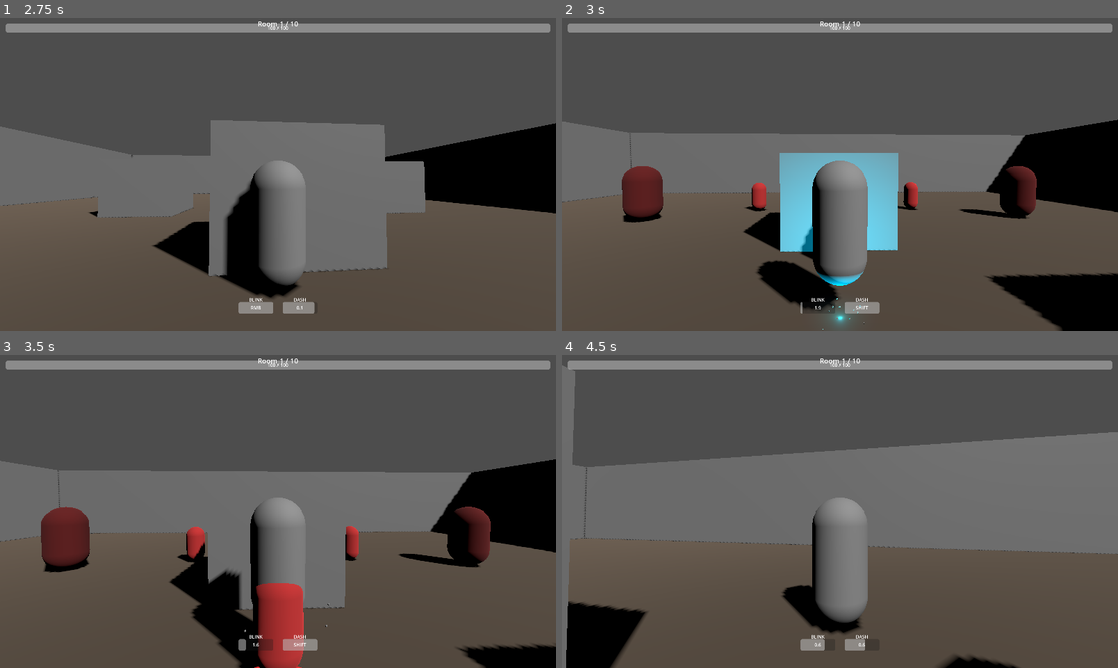
Above: before the commit, frames 1-4 (two rows, left to right).
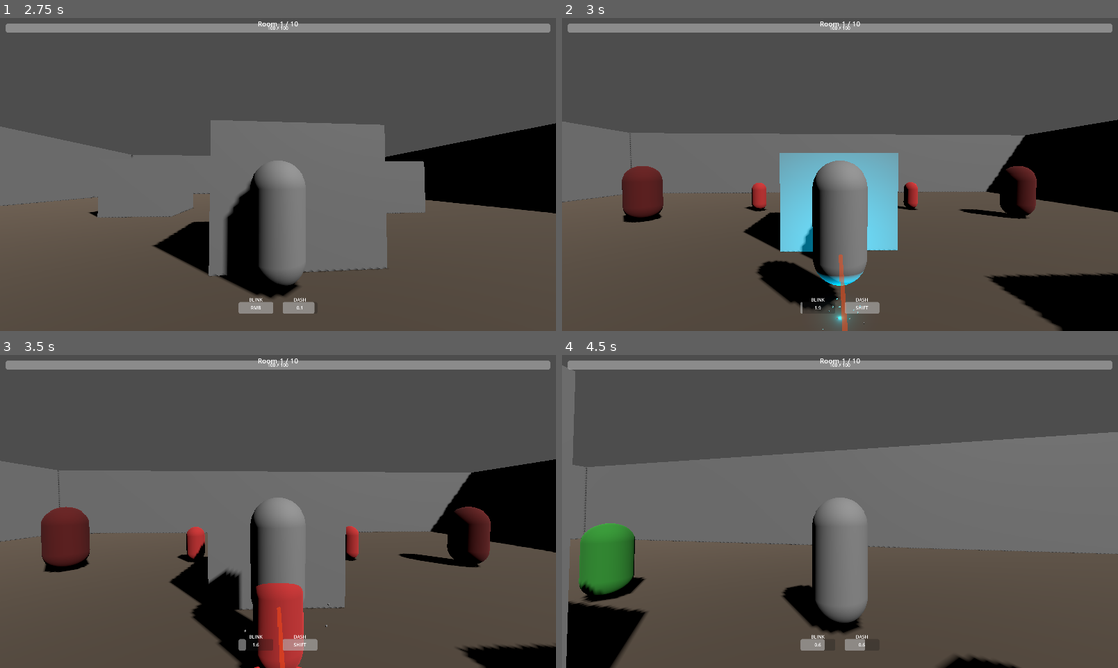
Above: after the commit, the same moments.

Repository: JingByTheDoor/Blink-blade
Game: Godot game, scene res://scenes/rooms/room_04.tscn
Same seed, same stepped clock (60 frames per second), same inputs: the game is played once before the commit and once after it. This scene is started directly instead of the project's main scene.
Inputs (mouse positions are in pixels of both pictures, inside the frame that each line leads up to):
- Up to frame 1 (2.75 s): tap Enter at 0.5 s; move the mouse to (305, 174) at 0.52 s; hold W (move_forward) from 0.53 s (still down); right-click (305, 174) at 0.6 s; tap Space (jump) at 0.77, 1.52 s; move the mouse to (250, 174) at 1.27 s; tap Shift (dash) at 1.35 s; move the mouse to (289, 168) at 2.02 s; click (289, 168) at 2.1 s
- Up to frame 2 (3 s): keep holding W (move_forward); tap Space (jump) at 2.75 s; move the mouse to (834, 180) at 2.77 s; right-click (834, 180) at 2.85 s
- Up to frame 3 (3.5 s): keep holding W (move_forward); tap Space (jump) at 3.02 s
- Up to frame 4 (4.5 s): keep holding W (move_forward); move the mouse to (878, 514) at 3.52 s; tap Shift (dash) at 3.6 s; tap Space (jump) at 3.77 s; move the mouse to (795, 508) at 4.27 s; click (795, 508) at 4.35 s

Frame 1 is identical in both runs. In frame 2, 0.2% of the frame differs, in the area x 49-52%, y 75-100%; in frame 3, 0.1%; in frame 4, 2.3%, in the area x 0-87%, y 10-97%.

Commit message:
Add 'Ranger' enemy to multiple rooms and update scene load steps

Diff:
--- a/scenes/rooms/room_04.tscn
+++ b/scenes/rooms/room_04.tscn
@@ -1,9 +1,10 @@
-[gd_scene load_steps=9 format=3 uid="uid://room04base"]
+[gd_scene load_steps=10 format=3 uid="uid://room04base"]
 
 [ext_resource type="Script" path="res://scenes/rooms/combat_room.gd" id="1_combat"]
 [ext_resource type="Script" path="res://scenes/main/game_manager.gd" id="2_manager"]
 [ext_resource type="PackedScene" uid="uid://bgrunt1234567" path="res://scenes/enemies/grunt.tscn" id="3_grunt"]
 [ext_resource type="PackedScene" uid="uid://bheavy1234567" path="res://scenes/enemies/heavy.tscn" id="4_heavy"]
+[ext_resource type="PackedScene" uid="uid://branger123456" path="res://scenes/enemies/ranger.tscn" id="5_ranger"]
 
 [sub_resource type="BoxShape3D" id="BoxShape3D_floor"]
 size = Vector3(35, 1, 35)
@@ -92,3 +93,6 @@
 
 [node name="Grunt3" parent="Enemies" instance=ExtResource("3_grunt")]
 transform = Transform3D(1, 0, 0, 0, 1, 0, 0, 0, 1, 4, 0, -10)
+
+[node name="Ranger1" parent="Enemies" instance=ExtResource("5_ranger")]
+transform = Transform3D(1, 0, 0, 0, 1, 0, 0, 0, 1, 0, 0, -14)
--- a/scenes/rooms/room_05.tscn
+++ b/scenes/rooms/room_05.tscn
@@ -1,9 +1,10 @@
-[gd_scene load_steps=9 format=3 uid="uid://room05base"]
+[gd_scene load_steps=10 format=3 uid="uid://room05base"]
 
 [ext_resource type="Script" path="res://scenes/rooms/combat_room.gd" id="1_combat"]
 [ext_resource type="Script" path="res://scenes/main/game_manager.gd" id="2_manager"]
 [ext_resource type="PackedScene" uid="uid://bgrunt1234567" path="res://scenes/enemies/grunt.tscn" id="3_grunt"]
 [ext_resource type="PackedScene" uid="uid://bheavy1234567" path="res://scenes/enemies/heavy.tscn" id="4_heavy"]
+[ext_resource type="PackedScene" uid="uid://branger123456" path="res://scenes/enemies/ranger.tscn" id="5_ranger"]
 
 [sub_resource type="BoxShape3D" id="BoxShape3D_floor"]
 size = Vector3(30, 1, 30)
@@ -98,3 +99,9 @@
 
 [node name="Grunt7" parent="Enemies" instance=ExtResource("3_grunt")]
 transform = Transform3D(1, 0, 0, 0, 1, 0, 0, 0, 1, 10, 0, -8)
+
+[node name="Ranger1" parent="Enemies" instance=ExtResource("5_ranger")]
+transform = Transform3D(1, 0, 0, 0, 1, 0, 0, 0, 1, 0, 0, -12)
+
+[node name="Ranger2" parent="Enemies" instance=ExtResource("5_ranger")]
+transform = Transform3D(1, 0, 0, 0, 1, 0, 0, 0, 1, -12, 0, 0)
--- a/scenes/rooms/room_06.tscn
+++ b/scenes/rooms/room_06.tscn
@@ -1,9 +1,10 @@
-[gd_scene load_steps=9 format=3 uid="uid://room06base"]
+[gd_scene load_steps=10 format=3 uid="uid://room06base"]
 
 [ext_resource type="Script" path="res://scenes/rooms/combat_room.gd" id="1_combat"]
 [ext_resource type="Script" path="res://scenes/main/game_manager.gd" id="2_manager"]
 [ext_resource type="PackedScene" uid="uid://bgrunt1234567" path="res://scenes/enemies/grunt.tscn" id="3_grunt"]
 [ext_resource type="PackedScene" uid="uid://bheavy1234567" path="res://scenes/enemies/heavy.tscn" id="4_heavy"]
+[ext_resource type="PackedScene" uid="uid://branger123456" path="res://scenes/enemies/ranger.tscn" id="5_ranger"]
 
 [sub_resource type="BoxShape3D" id="BoxShape3D_floor"]
 size = Vector3(35, 1, 35)
@@ -95,3 +96,9 @@
 
 [node name="Grunt3" parent="Enemies" instance=ExtResource("3_grunt")]
 transform = Transform3D(1, 0, 0, 0, 1, 0, 0, 0, 1, 0, 0, -3)
+
+[node name="Ranger1" parent="Enemies" instance=ExtResource("5_ranger")]
+transform = Transform3D(1, 0, 0, 0, 1, 0, 0, 0, 1, -14, 0, -12)
+
+[node name="Ranger2" parent="Enemies" instance=ExtResource("5_ranger")]
+transform = Transform3D(1, 0, 0, 0, 1, 0, 0, 0, 1, 14, 0, -12)
--- a/scenes/rooms/room_07.tscn
+++ b/scenes/rooms/room_07.tscn
@@ -1,9 +1,10 @@
-[gd_scene load_steps=9 format=3 uid="uid://room07base"]
+[gd_scene load_steps=10 format=3 uid="uid://room07base"]
 
 [ext_resource type="Script" path="res://scenes/rooms/combat_room.gd" id="1_combat"]
 [ext_resource type="Script" path="res://scenes/main/game_manager.gd" id="2_manager"]
 [ext_resource type="PackedScene" uid="uid://bgrunt1234567" path="res://scenes/enemies/grunt.tscn" id="3_grunt"]
 [ext_resource type="PackedScene" uid="uid://bheavy1234567" path="res://scenes/enemies/heavy.tscn" id="4_heavy"]
+[ext_resource type="PackedScene" uid="uid://branger123456" path="res://scenes/enemies/ranger.tscn" id="5_ranger"]
 
 [sub_resource type="BoxShape3D" id="BoxShape3D_floor"]
 size = Vector3(40, 1, 40)
@@ -104,3 +105,9 @@
 
 [node name="Grunt7" parent="Enemies" instance=ExtResource("3_grunt")]
 transform = Transform3D(1, 0, 0, 0, 1, 0, 0, 0, 1, 12, 0, 0)
+
+[node name="Ranger1" parent="Enemies" instance=ExtResource("5_ranger")]
+transform = Transform3D(1, 0, 0, 0, 1, 0, 0, 0, 1, -16, 0, -16)
+
+[node name="Ranger2" parent="Enemies" instance=ExtResource("5_ranger")]
+transform = Transform3D(1, 0, 0, 0, 1, 0, 0, 0, 1, 16, 0, -16)
--- a/scenes/rooms/room_08.tscn
+++ b/scenes/rooms/room_08.tscn
@@ -1,9 +1,10 @@
-[gd_scene load_steps=9 format=3 uid="uid://room08base"]
+[gd_scene load_steps=10 format=3 uid="uid://room08base"]
 
 [ext_resource type="Script" path="res://scenes/rooms/combat_room.gd" id="1_combat"]
 [ext_resource type="Script" path="res://scenes/main/game_manager.gd" id="2_manager"]
 [ext_resource type="PackedScene" uid="uid://bgrunt1234567" path="res://scenes/enemies/grunt.tscn" id="3_grunt"]
 [ext_resource type="PackedScene" uid="uid://bheavy1234567" path="res://scenes/enemies/heavy.tscn" id="4_heavy"]
+[ext_resource type="PackedScene" uid="uid://branger123456" path="res://scenes/enemies/ranger.tscn" id="5_ranger"]
 
 [sub_resource type="BoxShape3D" id="BoxShape3D_floor"]
 size = Vector3(35, 1, 35)
@@ -101,3 +102,12 @@
 
 [node name="Grunt6" parent="Enemies" instance=ExtResource("3_grunt")]
 transform = Transform3D(1, 0, 0, 0, 1, 0, 0, 0, 1, 10, 0, 0)
+
+[node name="Ranger1" parent="Enemies" instance=ExtResource("5_ranger")]
+transform = Transform3D(1, 0, 0, 0, 1, 0, 0, 0, 1, -14, 0, -14)
+
+[node name="Ranger2" parent="Enemies" instance=ExtResource("5_ranger")]
+transform = Transform3D(1, 0, 0, 0, 1, 0, 0, 0, 1, 14, 0, -14)
+
+[node name="Ranger3" parent="Enemies" instance=ExtResource("5_ranger")]
+transform = Transform3D(1, 0, 0, 0, 1, 0, 0, 0, 1, 0, 0, -14)
--- a/scenes/rooms/room_09.tscn
+++ b/scenes/rooms/room_09.tscn
@@ -1,9 +1,10 @@
-[gd_scene load_steps=9 format=3 uid="uid://room09base"]
+[gd_scene load_steps=10 format=3 uid="uid://room09base"]
 
 [ext_resource type="Script" path="res://scenes/rooms/combat_room.gd" id="1_combat"]
 [ext_resource type="Script" path="res://scenes/main/game_manager.gd" id="2_manager"]
 [ext_resource type="PackedScene" uid="uid://bgrunt1234567" path="res://scenes/enemies/grunt.tscn" id="3_grunt"]
 [ext_resource type="PackedScene" uid="uid://bheavy1234567" path="res://scenes/enemies/heavy.tscn" id="4_heavy"]
+[ext_resource type="PackedScene" uid="uid://branger123456" path="res://scenes/enemies/ranger.tscn" id="5_ranger"]
 
 [sub_resource type="BoxShape3D" id="BoxShape3D_floor"]
 size = Vector3(40, 1, 40)
@@ -107,3 +108,12 @@
 
 [node name="Grunt7" parent="Enemies" instance=ExtResource("3_grunt")]
 transform = Transform3D(1, 0, 0, 0, 1, 0, 0, 0, 1, 15, 0, 0)
+
+[node name="Ranger1" parent="Enemies" instance=ExtResource("5_ranger")]
+transform = Transform3D(1, 0, 0, 0, 1, 0, 0, 0, 1, -16, 0, -16)
+
+[node name="Ranger2" parent="Enemies" instance=ExtResource("5_ranger")]
+transform = Transform3D(1, 0, 0, 0, 1, 0, 0, 0, 1, 16, 0, -16)
+
+[node name="Ranger3" parent="Enemies" instance=ExtResource("5_ranger")]
+transform = Transform3D(1, 0, 0, 0, 1, 0, 0, 0, 1, 0, 0, -18)
--- a/scenes/rooms/room_10.tscn
+++ b/scenes/rooms/room_10.tscn
@@ -1,9 +1,10 @@
-[gd_scene load_steps=9 format=3 uid="uid://room10base"]
+[gd_scene load_steps=10 format=3 uid="uid://room10base"]
 
 [ext_resource type="Script" path="res://scenes/rooms/combat_room.gd" id="1_combat"]
 [ext_resource type="Script" path="res://scenes/main/game_manager.gd" id="2_manager"]
 [ext_resource type="PackedScene" uid="uid://bgrunt1234567" path="res://scenes/enemies/grunt.tscn" id="3_grunt"]
 [ext_resource type="PackedScene" uid="uid://bheavy1234567" path="res://scenes/enemies/heavy.tscn" id="4_heavy"]
+[ext_resource type="PackedScene" uid="uid://branger123456" path="res://scenes/enemies/ranger.tscn" id="5_ranger"]
 
 [sub_resource type="BoxShape3D" id="BoxShape3D_floor"]
 size = Vector3(50, 1, 50)
@@ -119,3 +120,15 @@
 
 [node name="Grunt9" parent="Enemies" instance=ExtResource("3_grunt")]
 transform = Transform3D(1, 0, 0, 0, 1, 0, 0, 0, 1, 5, 0, -18)
+
+[node name="Ranger1" parent="Enemies" instance=ExtResource("5_ranger")]
+transform = Transform3D(1, 0, 0, 0, 1, 0, 0, 0, 1, -20, 0, -20)
+
+[node name="Ranger2" parent="Enemies" instance=ExtResource("5_ranger")]
+transform = Transform3D(1, 0, 0, 0, 1, 0, 0, 0, 1, 20, 0, -20)
+
+[node name="Ranger3" parent="Enemies" instance=ExtResource("5_ranger")]
+transform = Transform3D(1, 0, 0, 0, 1, 0, 0, 0, 1, -20, 0, 10)
+
+[node name="Ranger4" parent="Enemies" instance=ExtResource("5_ranger")]
+transform = Transform3D(1, 0, 0, 0, 1, 0, 0, 0, 1, 20, 0, 10)
